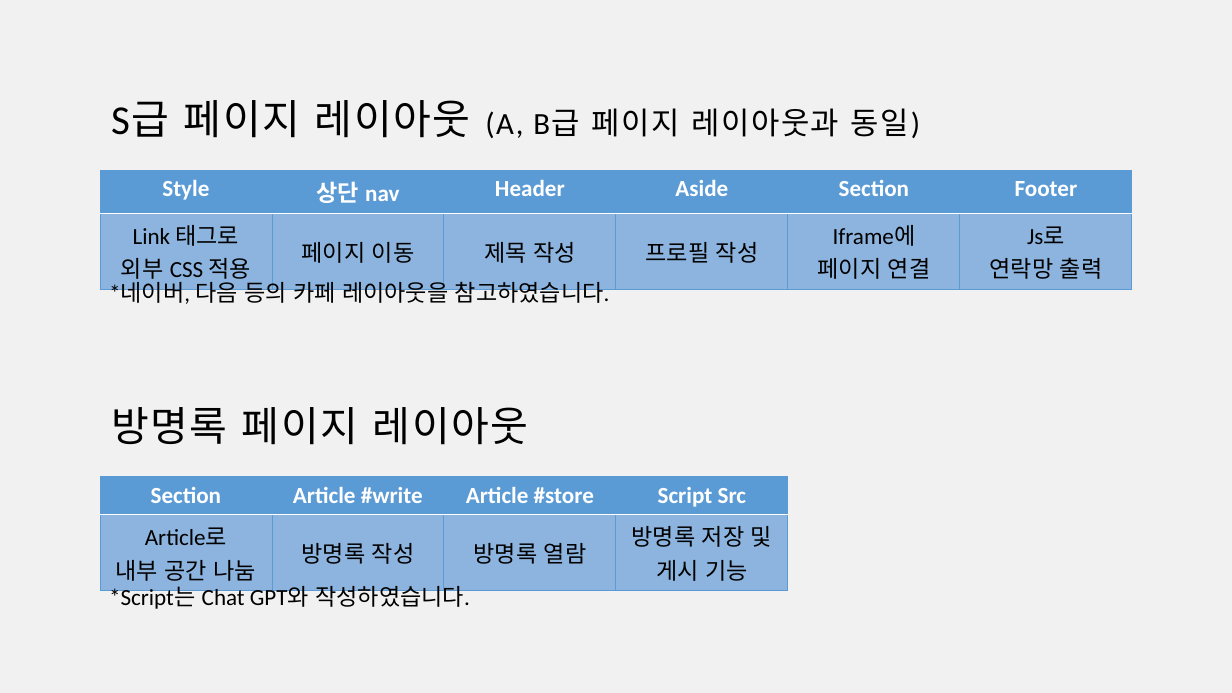
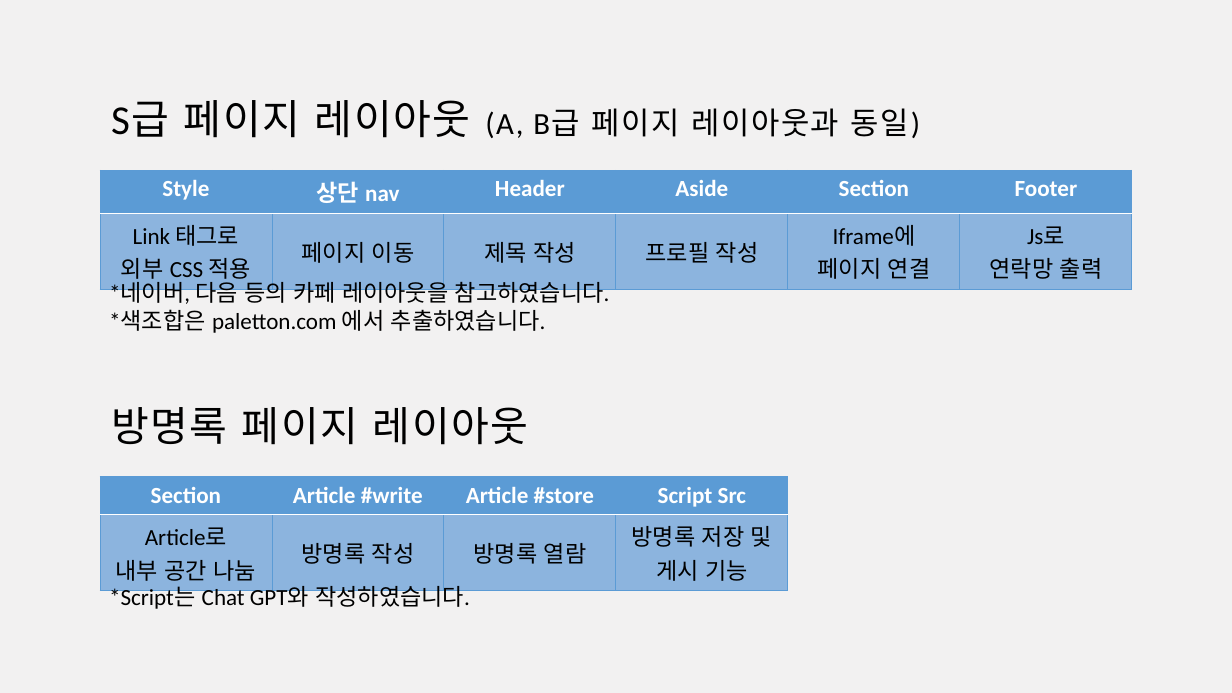
Before and after one commit to KIMPROSMINJU/final, a slide deck: slide 4 of 포트폴리오 페이지 제작.pptx. Drawn at 1232x693 pixels with LibreOffice and Linux fonts; fonts in the diff are those of the drawing. Boxes give left, top, right and bottom in pixels: in the first picture for what was removed or moved away, otherwise in the second. Text is boxed around its words. In the diff, an @@ line names an element or a change of style, - is before the commit and + after.

```diff
--- a/포트폴리오 페이지 제작.pptx
+++ b/포트폴리오 페이지 제작.pptx
@@ text at box(109, 309, 546, 333): paragraph added @@
+*색조합은 paletton.com 에서 추출하였습니다.
```
